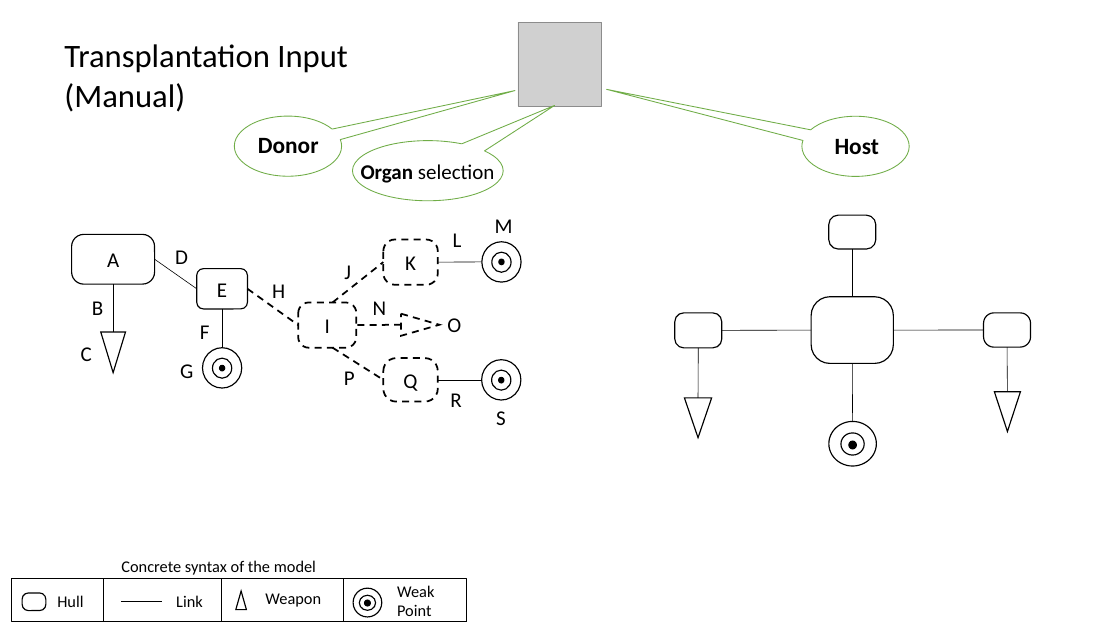
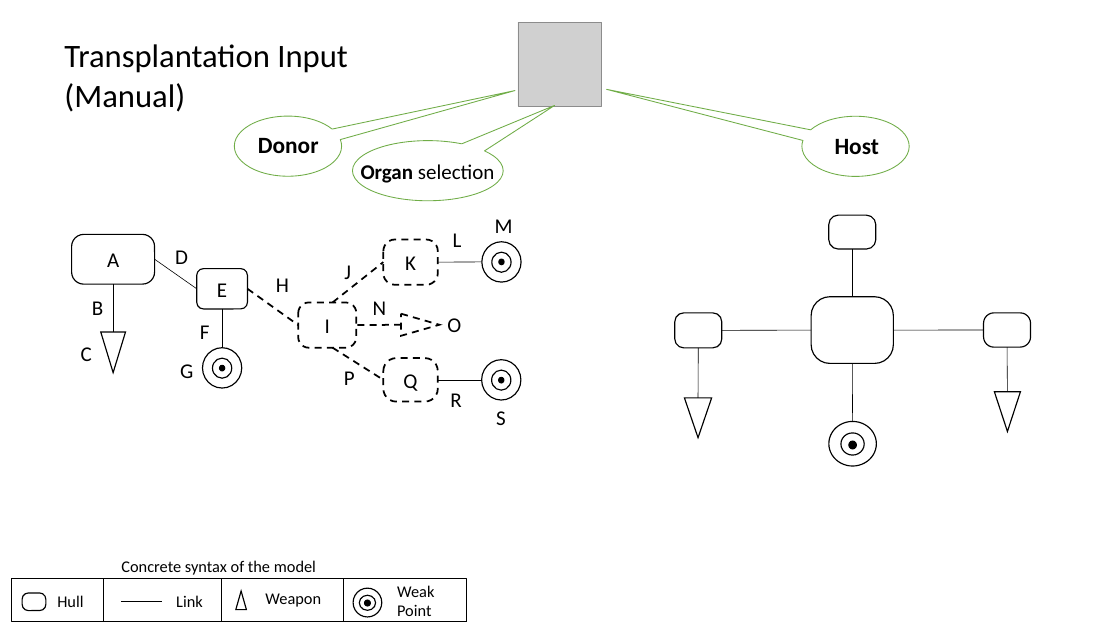
Before and after one commit to SOLAR-group/PCT, a slide deck: slide 5 of Figures/Source/VideogameTransplantationExample.pptx. Drawn at 1120x630 pixels with LibreOffice and Linux fonts; fonts in the diff are those of the drawing; grey boxes stand for pictures. Boxes give left, top, right and bottom in pixels: in the first picture for what was removed or moved away, otherwise in the second. Text is boxed around its words. In the diff, an @@ line names an element or a change of style, - is before the commit and + after.

```diff
--- a/Figures/Source/VideogameTransplantationExample.pptx
+++ b/Figures/Source/VideogameTransplantationExample.pptx
@@ text "H": place and size @@
-text "H" at (272,284,285,298)
+text "H" at (276,278,289,292)
```
Also in this commit, not shown: 20 other files.
